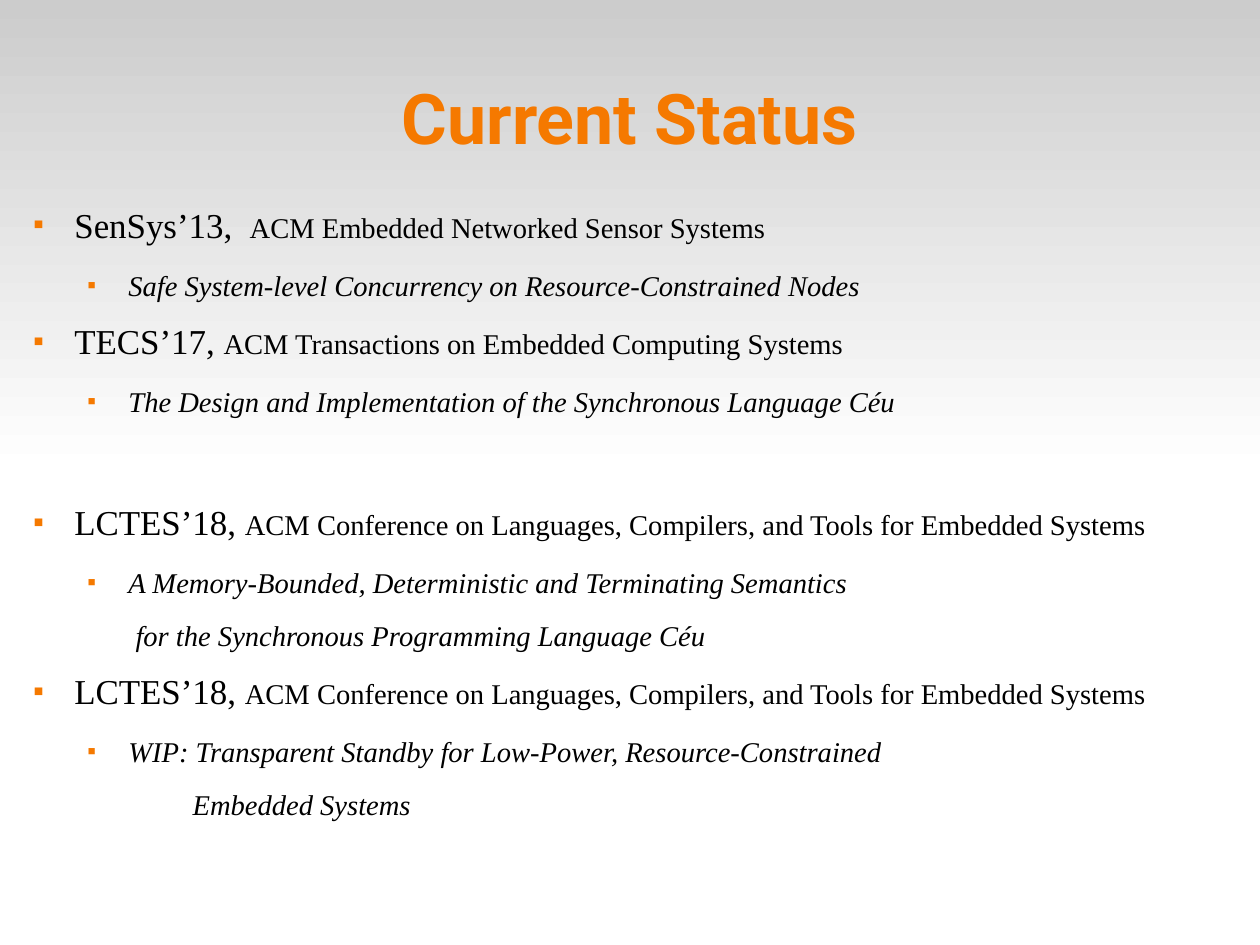
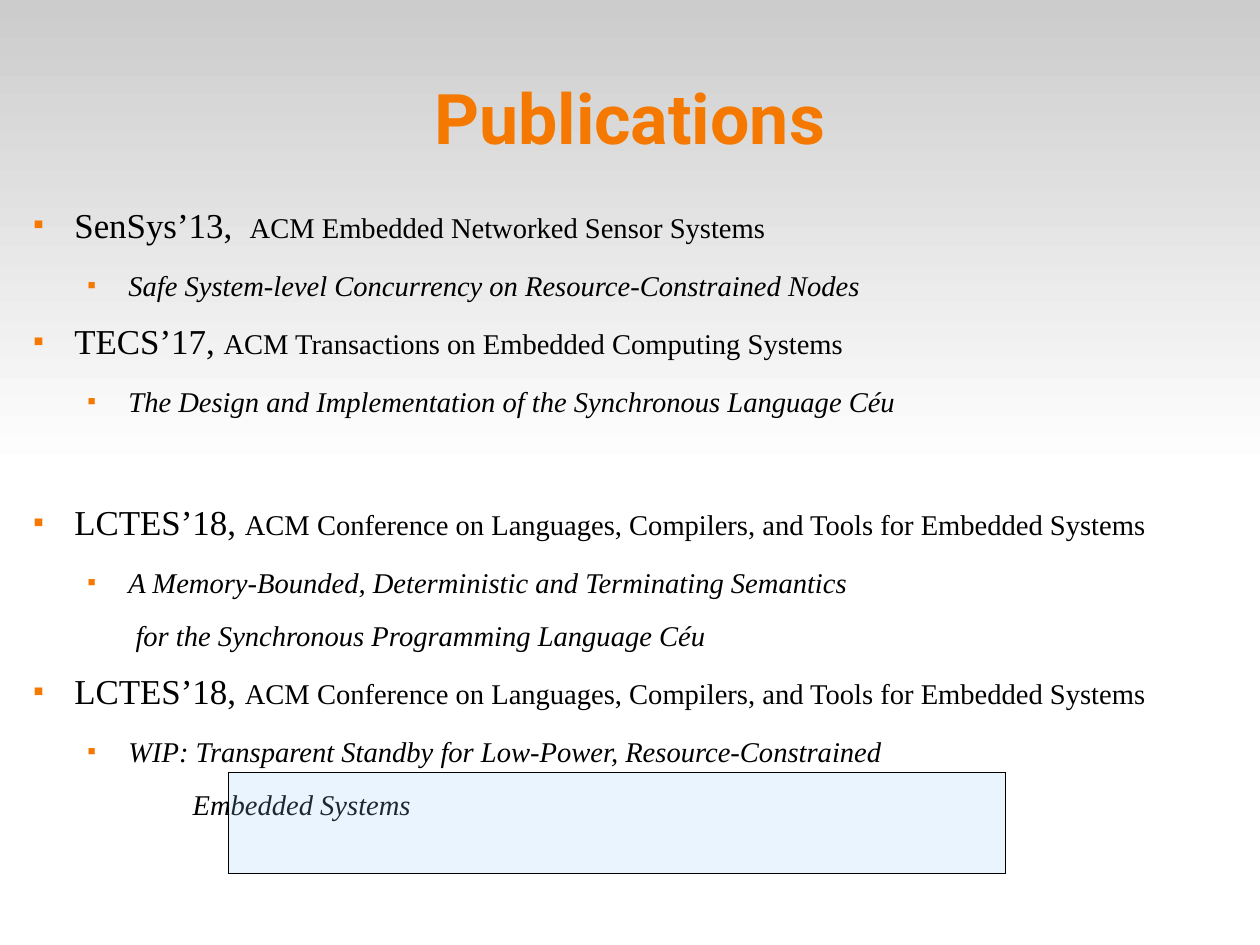
Before and after one commit to fsantanna-uerj/serrapilheira, a slide deck: slide 21 of Apresentacao/ceu-serra-laas.odp. Drawn at 1260x945 pixels with LibreOffice and Linux fonts; fonts in the diff are those of the drawing. Boxes give left, top, right and bottom in pixels: in the first picture for what was removed or moved away, otherwise in the second. Text is boxed around its words. In the diff, an @@ line names an element or a change of style, - is before the commit and + after.

```diff
--- a/Apresentacao/ceu-serra-laas.odp
+++ b/Apresentacao/ceu-serra-laas.odp
@@ title at box(434, 91, 825, 145): text changed @@
-Current Status
+Publications
@@ rectangle added at box(229, 773, 1006, 874), fill #99CCFF at 20% opacity, outline #000000 0 pt @@
```
Also in this commit, not shown: 10 other slides changed, 1 other file.
